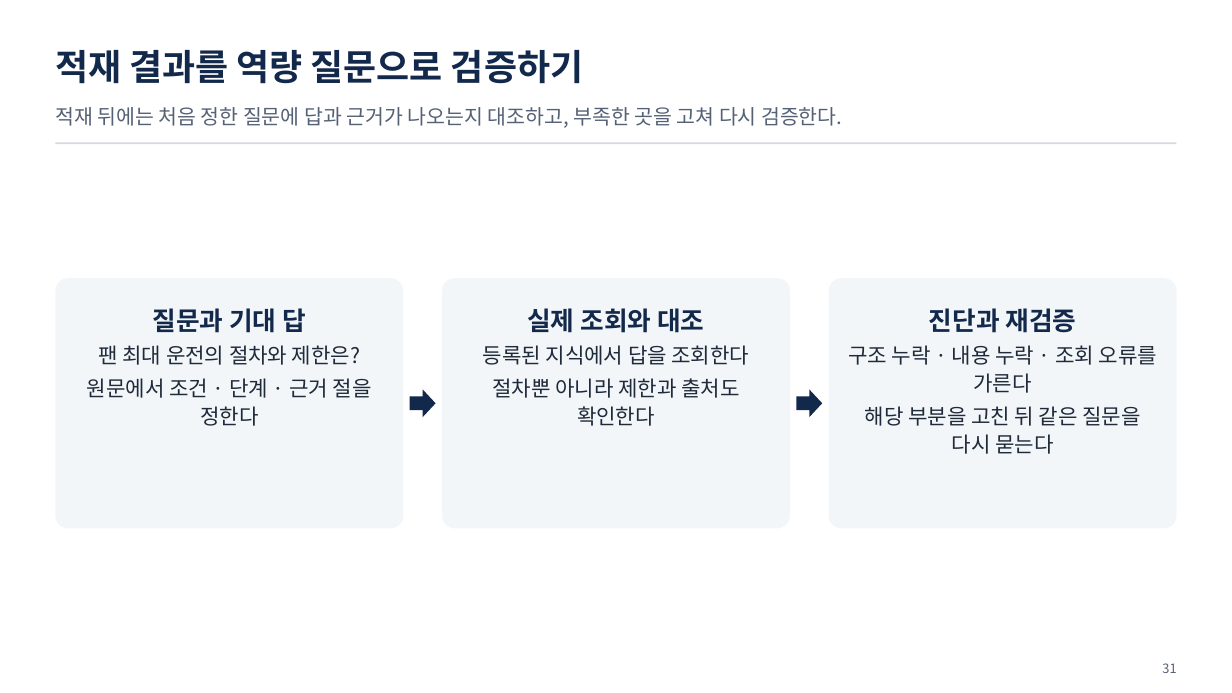
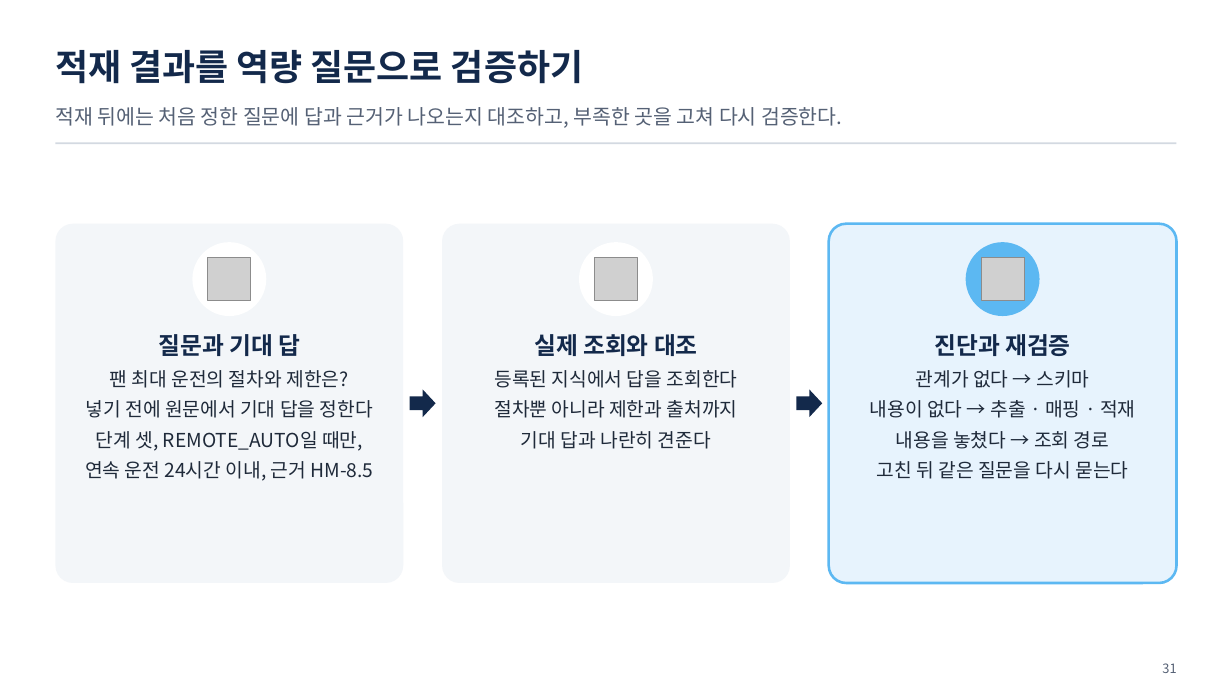
Before and after one commit to uengine-oss/hyd-iot-edu, a slide deck: slide 31 of 산출물/통합반/이론/04회차/통합반_04일차.pptx. Drawn at 1232x693 pixels with LibreOffice and Linux fonts; fonts in the diff are those of the drawing; grey boxes stand for pictures. Boxes give left, top, right and bottom in pixels: in the first picture for what was removed or moved away, otherwise in the second. Text is boxed around its words. In the diff, an @@ line names an element or a change of style, - is before the commit and + after.

```diff
--- a/산출물/통합반/이론/04회차/통합반_04일차.pptx
+++ b/산출물/통합반/이론/04회차/통합반_04일차.pptx
@@ rounded rectangle: place and size @@
-rounded rectangle at box(55, 278, 403, 529)
+rounded rectangle at box(55, 224, 403, 583)
@@ rounded rectangle: place and size @@
-rounded rectangle at box(442, 278, 789, 529)
+rounded rectangle at box(442, 224, 789, 583)
@@ rounded rectangle: place and size @@
-rounded rectangle at box(829, 278, 1177, 529)
+rounded rectangle at box(829, 224, 1177, 583)
@@ rounded rectangle at box(829, 224, 1177, 583): fill #F3F6F9 to #E7F3FD; outline none to #5CB8F2 2 pt @@
@@ ellipse added at box(192, 242, 266, 316), fill #FFFFFF @@
@@ picture added at box(208, 258, 250, 300) @@
@@ ellipse added at box(579, 242, 653, 316), fill #FFFFFF @@
@@ picture added at box(594, 258, 637, 300) @@
@@ ellipse added at box(966, 242, 1040, 316), fill #5CB8F2 @@
@@ picture added at box(982, 258, 1024, 300) @@
@@ text "질문과 기대 답": place and size @@
-text "질문과 기대 답" at box(87, 308, 372, 426)
+text "질문과 기대 답" at box(85, 334, 374, 481)
@@ text "실제 조회와 대조": place and size @@
-text "실제 조회와 대조" at box(483, 308, 750, 426)
+text "실제 조회와 대조" at box(494, 334, 738, 449)
@@ text "진단과 재검증": place and size @@
-text "진단과 재검증" at box(848, 308, 1157, 454)
+text "진단과 재검증" at box(870, 334, 1135, 479)
@@ text at box(110, 334, 348, 388): size 20 to 18.5 pt in "질문과 기대 답"; size 16.5 to 15 pt in "팬 최대 운전의 절차와 제한은?" @@
@@ text at box(494, 334, 738, 388): size 20 to 18.5 pt in "실제 조회와 대조"; size 16.5 to 15 pt in "등록된 지식에서 답을 조회한다" @@
@@ text at box(934, 334, 1070, 356): size 20 to 18.5 pt in "진단과 재검증" @@
@@ text at box(870, 370, 1135, 479): text changed; size 16.5 to 15 pt @@
-구조 누락 · 내용 누락 · 조회 오류를 가른다
-해당 부분을 고친 뒤 같은 질문을 다시 묻는다
+관계가 없다 → 스키마
+내용이 없다 → 추출 · 매핑 · 적재
+내용을 놓쳤다 → 조회 경로
+고친 뒤 같은 질문을 다시 묻는다
@@ text at box(85, 400, 374, 481): text changed; size 16.5 to 15 pt @@
-원문에서 조건 · 단계 · 근거 절을 정한다
+넣기 전에 원문에서 기대 답을 정한다
+단계 셋, REMOTE_AUTO일 때만,
+연속 운전 24시간 이내, 근거 HM-8.5
@@ text at box(494, 400, 738, 449): text changed; size 16.5 to 15 pt @@
-절차뿐 아니라 제한과 출처도 확인한다
+절차뿐 아니라 제한과 출처까지
+기대 답과 나란히 견준다
```
Also in this commit, not shown: 32 other slides changed, 1 slide added, 5 other files.
